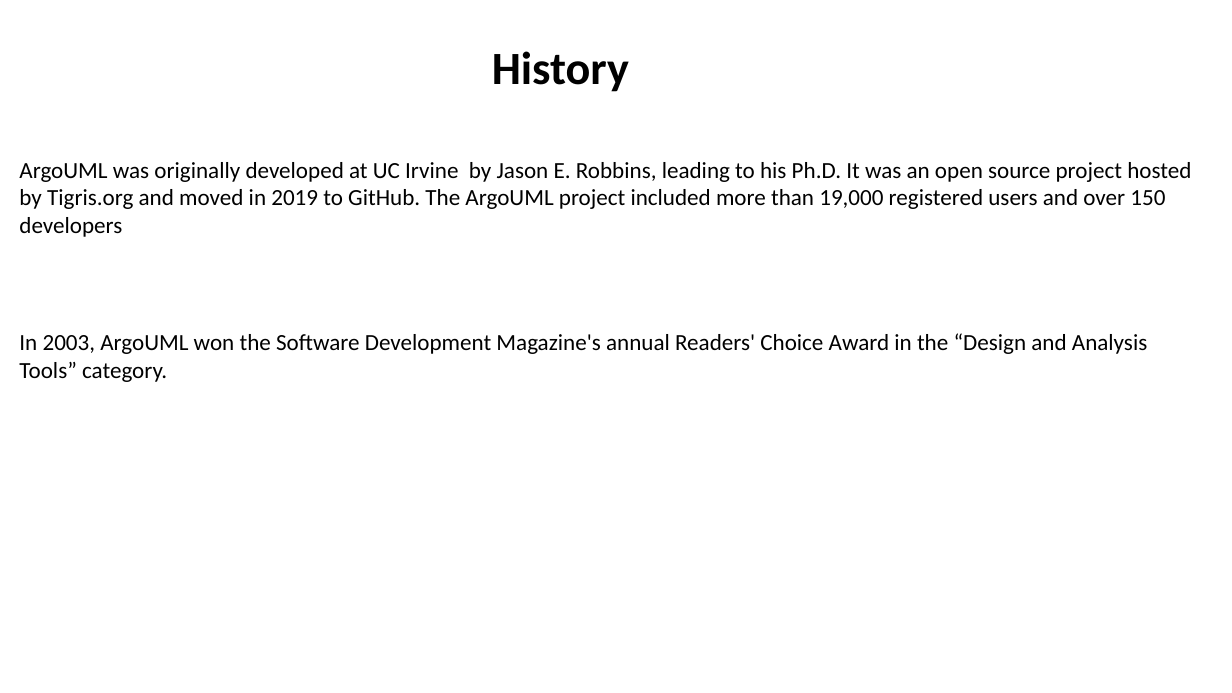
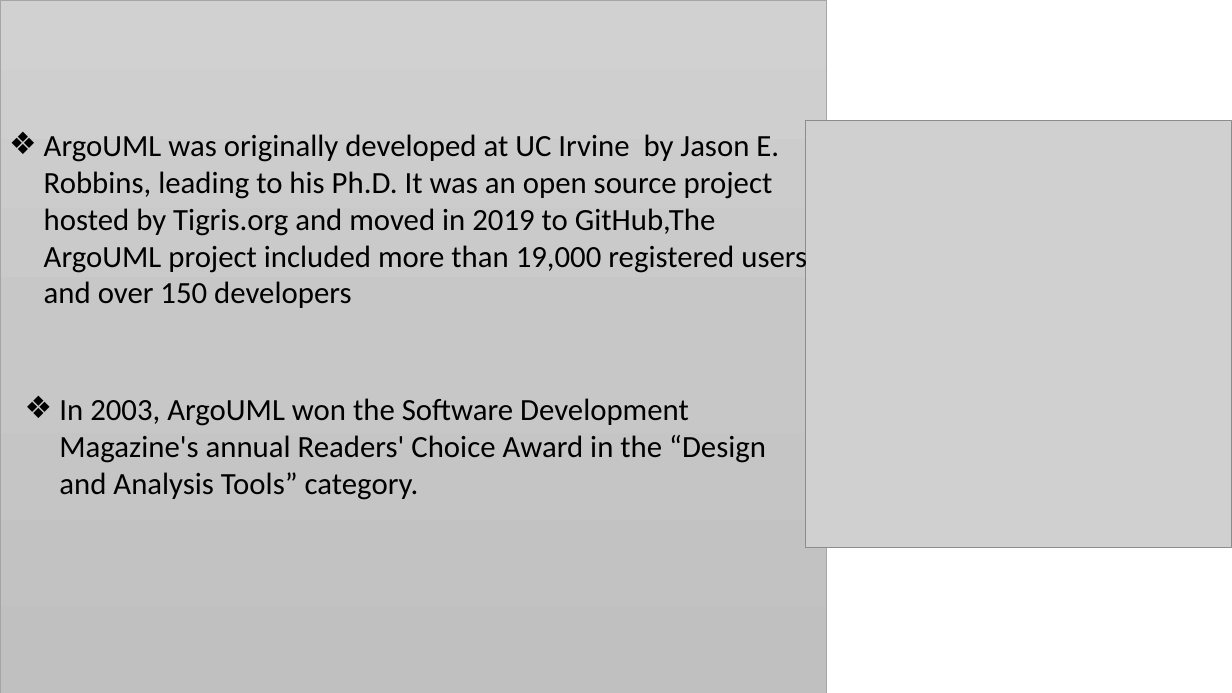
Before and after one commit to abdo1819/online-ticket-iti, a slide deck: slide 5 of ArgoUML.pptx (slide 4 before the commit). Drawn at 1232x693 pixels with LibreOffice and Linux fonts; fonts in the diff are those of the drawing; grey boxes stand for pictures. Boxes give left, top, right and bottom in pixels: in the first picture for what was removed or moved away, otherwise in the second. Text is boxed around its words. In the diff, an @@ line names an element or a change of style, - is before the commit and + after.

```diff
--- a/ArgoUML.pptx
+++ b/ArgoUML.pptx
@@ rectangle added at (0,0,826,693), fill gradient #D2D2D2 to #C8C8C8 to #C0C0C0, outline #A5A5A5 0.5 pt @@
@@ text removed at (492,51,629,92) @@
-History
@@ text at (44,134,807,308): text changed; size 18 to 24 pt @@
-ArgoUML was originally developed at UC Irvine by Jason E. Robbins, leading to his Ph.D. It was an open source project hosted by Tigris.org and moved in 2019 to GitHub. The ArgoUML project included more than 19,000 registered users and over 150 developers
+❖ ArgoUML was originally developed at UC Irvine by Jason E. Robbins, leading to his Ph.D. It was an open source project hosted by Tigris.org and moved in 2019 to GitHub,The ArgoUML project included more than 19,000 registered users and over 150 developers
@@ picture added at (806,121,1232,548) @@
@@ text "In 2003, ArgoUML won the ...": place and size @@
-text "In 2003, ArgoUML won the ..." at (19,333,1147,382)
+text "In 2003, ArgoUML won the ..." at (59,398,766,500)
@@ text "In 2003, ArgoUML won the ..." at (59,398,766,500): size 18 to 24 pt; bullet none to ❖ @@
```
Also in this commit, not shown: 5 other slides changed, 10 slides added, 6 slides removed.
